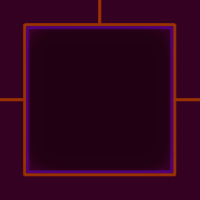
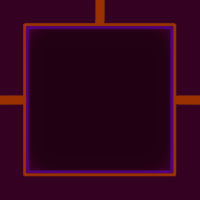
Revision of a layered w=200, h=200 image; what changed, layer by layer:
painted on "Layer 2" over [0, 0, 200, 108]
